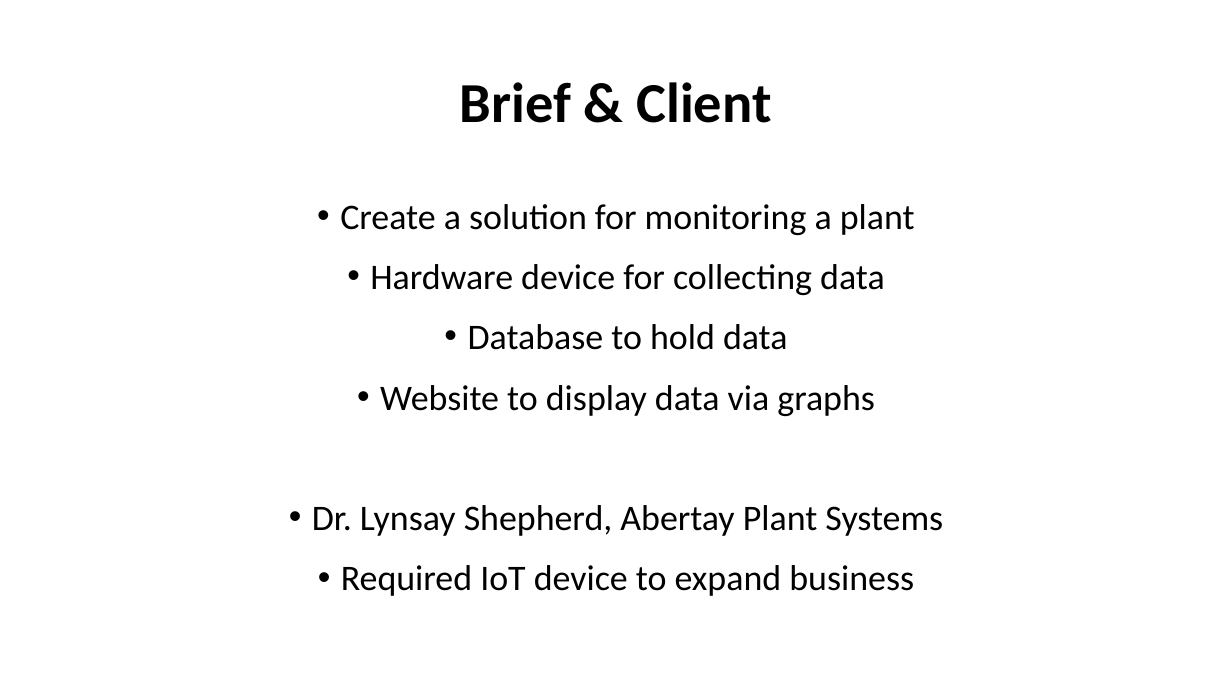
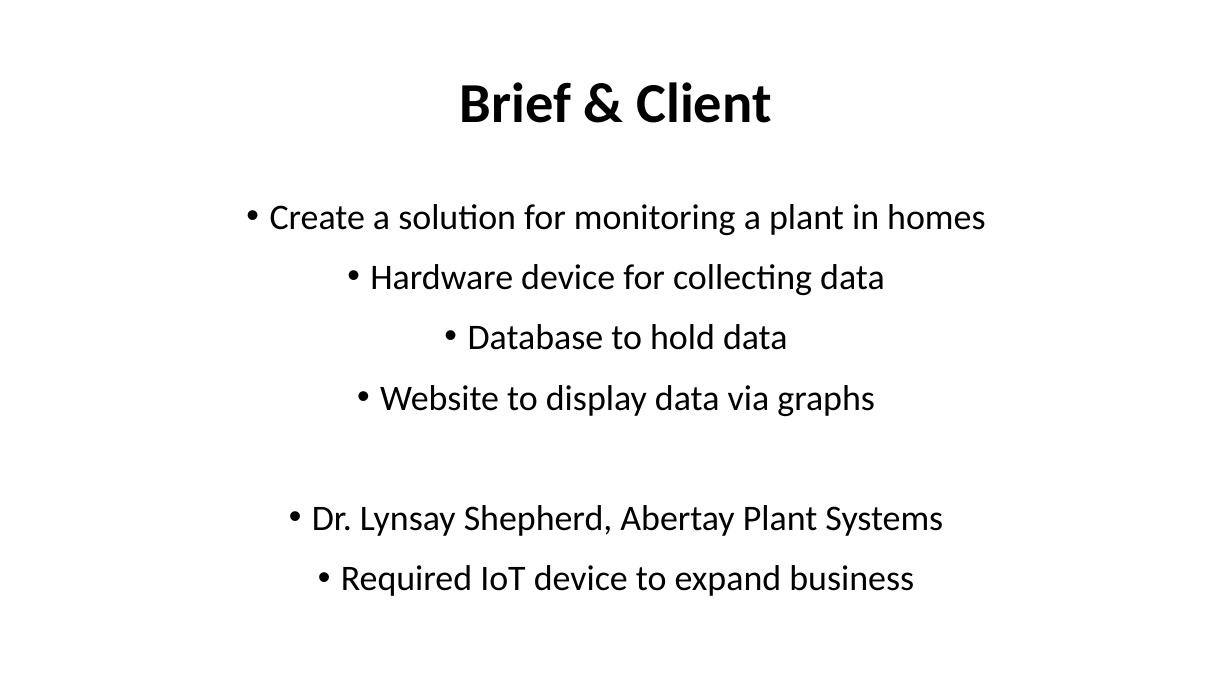
Before and after one commit to scoall/smart-plant, a slide deck: slide 2 of CMP311Presentation.pptx. Drawn at 1232x693 pixels with LibreOffice and Linux fonts; fonts in the diff are those of the drawing. Boxes give left, top, right and bottom in pixels: in the first picture for what was removed or moved away, otherwise in the second. Text is boxed around its words. In the diff, an @@ line names an element or a change of style, - is before the commit and + after.

```diff
--- a/CMP311Presentation.pptx
+++ b/CMP311Presentation.pptx
@@ text at [270, 204, 985, 235]: text changed @@
-• Create a solution for monitoring a plant
+• Create a solution for monitoring a plant in homes
```
Also in this commit, not shown: 7 other slides changed.
